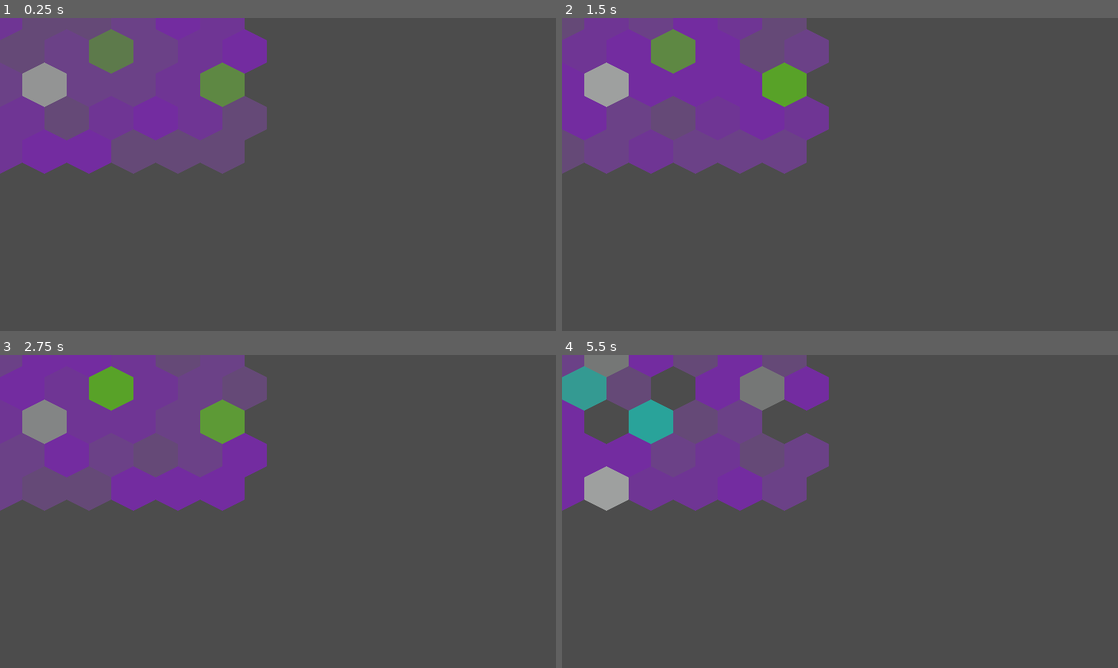
Above: before the commit, frames 1-4 (two rows, left to right).
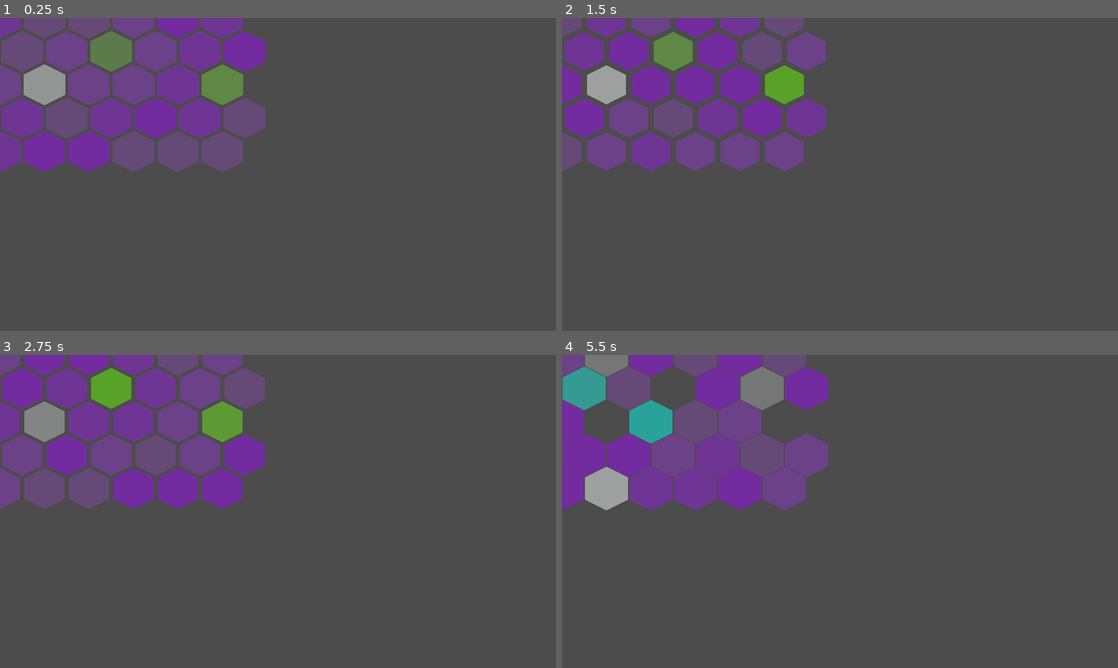
Above: after the commit, the same moments.

Repository: jacknick7/light-speed
Game: Godot game, scene res://TriangleMatrix.tscn
The game is run twice, just before and just after one commit, with the same random seed, the same clock (stepped at 60 frames per second) and the same inputs. The project has no main scene, so this scene is started directly.
Inputs:
- Up to frame 1 (0.25 s): no input
- Up to frame 2 (1.5 s): no input
- Up to frame 3 (2.75 s): no input
- Up to frame 4 (5.5 s): no input

The runs differ from the first frame. In frame 1, 3.1% of the frame differs, in the area x 0-48%, y 0-50%; in frame 2, 5.1%; in frame 3, 3.5%; in frame 4, 0.8%.

Commit message:
added breathing effect to the hexagons

Diff:
--- a/light-speed/Hexagon.tscn
+++ b/light-speed/Hexagon.tscn
@@ -56,6 +56,7 @@
 [node name="AnimatedSprite" type="AnimatedSprite" parent="."]
 frames = SubResource( 1 )
 animation = "damage"
+frame = 2
 playing = true
 
 [node name="CollisionPolygon2D" type="CollisionPolygon2D" parent="."]
--- a/light-speed/TriangleMatrix.tscn
+++ b/light-speed/TriangleMatrix.tscn
@@ -5,7 +5,7 @@
 
 [node name="TriangleMatrix" type="Node"]
 script = ExtResource( 1 )
-Triangle = ExtResource( 2 )
+Hexagon = ExtResource( 2 )
 
 [node name="Timer" type="Timer" parent="."]
 wait_time = 5.0
--- a/light-speed/scripts/Hexagon.gd
+++ b/light-speed/scripts/Hexagon.gd
@@ -6,6 +6,7 @@
 var type
 var score
 var time
+var original_scale
 
 signal damaged
 signal scored(add_score)
@@ -14,18 +15,18 @@
 func _ready():
 	if type == null:
 		set_type(DAMAGE)
+	# Change initial time of each hexagon to generate a special effect with the breathing?
 	time = 0
+	original_scale = scale
 
 
-# TODO: fix this mess
 func _process(delta):
-	time +=  delta
+	# Breathing effect by modifing hexagon scale
+	time += delta
 	if time >= (2 * PI):
 		time = time - (2 * PI)
-	var min_scale = (sin(time) / 2) * 0.25
-	#print(str(min_scale))
-	#scale = scale - Vector2(min_scale,min_scale)
-	return # change the size of the triangle with time
+	var offset_scale = 0.015 + (sin(time) * 0.015) # offset_scale: [0,0.3]
+	scale = original_scale - Vector2(offset_scale,offset_scale)
 
 
 func set_type(new_type):
--- a/light-speed/scripts/TriangleMatrix.gd
+++ b/light-speed/scripts/TriangleMatrix.gd
@@ -1,11 +1,11 @@
 extends Node
 
 
-export (PackedScene) var Triangle
-var triangle_matrix = []
+export (PackedScene) var Hexagon
+var hexagon_matrix = []
 
 enum {DAMAGE, SCORE_0, SCORE_1, SCORE_2, EMPTY}
-var triangle_prob = [DAMAGE,DAMAGE,DAMAGE,DAMAGE,DAMAGE,DAMAGE,DAMAGE,SCORE_0,
+var hexagon_prob = [DAMAGE,DAMAGE,DAMAGE,DAMAGE,DAMAGE,DAMAGE,DAMAGE,SCORE_0,
 SCORE_1,SCORE_2,DAMAGE,DAMAGE,DAMAGE,DAMAGE,DAMAGE,DAMAGE,DAMAGE]
 
 
@@ -14,35 +14,36 @@
 
 
 # TODO: fix the limits (x,y) where some empty spaces may appear (look at the bottom)
+# TODO: add minimum space between hexagons to avoid trigger signal
 func build_matrix():
 	var screen_size = get_viewport().size
-	var triangles_n = int(screen_size.y / 96)
-	var triangles_m = int(screen_size.x / 128)
-	if (triangles_m + 1) * 128 - 64 <= screen_size.x:
-		triangles_m += 1
-	if (triangles_n + 1) * 96 - 64 <= screen_size.y:
-		triangles_n += 1
-	for i in range(triangles_n):
-		for j in range(triangles_m):
-			var triangle = Triangle.instance()
+	var hexagons_n = int(screen_size.y / 96)
+	var hexagons_m = int(screen_size.x / 128)
+	if (hexagons_m + 1) * 128 - 64 <= screen_size.x:
+		hexagons_m += 1
+	if (hexagons_n + 1) * 96 - 64 <= screen_size.y:
+		hexagons_n += 1
+	for i in range(hexagons_n):
+		for j in range(hexagons_m):
+			var hexagon = Hexagon.instance()
 			var pos_x = j * 128
 			if i % 2 != 0:
 				pos_x += 64
 			var pos_y = i * 96
-			triangle.position = Vector2(pos_x,pos_y)
-			triangle.set_type(make_choice())
-			triangle_matrix.append(triangle)
-			add_child(triangle)
+			hexagon.position = Vector2(pos_x,pos_y)
+			hexagon.set_type(make_choice())
+			hexagon_matrix.append(hexagon)
+			add_child(hexagon)
 
 
 func make_choice():
-	var i = randi() % triangle_prob.size()
-	return triangle_prob[i]
+	var i = randi() % hexagon_prob.size()
+	return hexagon_prob[i]
 
 
 func _on_Timer_timeout():
-	for triangle in triangle_matrix:
-		if triangle.get_type() == DAMAGE || triangle.get_type() == EMPTY:
-			triangle.set_type(make_choice())
+	for hexagon in hexagon_matrix:
+		if hexagon.get_type() == DAMAGE || hexagon.get_type() == EMPTY:
+			hexagon.set_type(make_choice())
 		else:
-			triangle.set_type(EMPTY)
+			hexagon.set_type(EMPTY)
